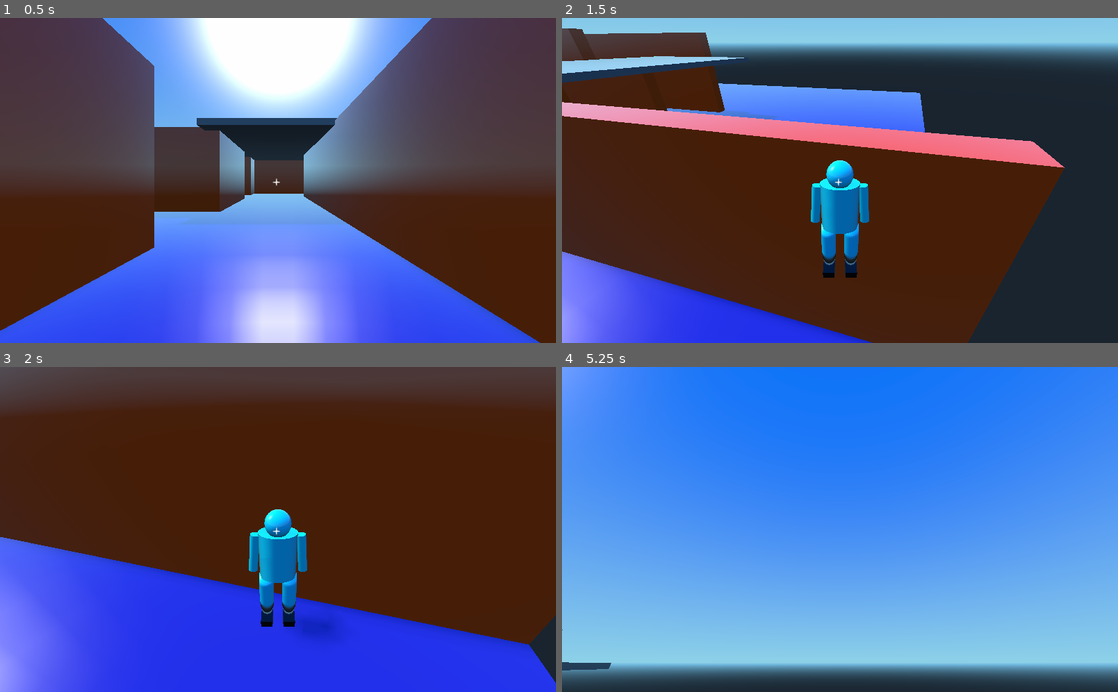
Above: before the commit, frames 1-4 (two rows, left to right).
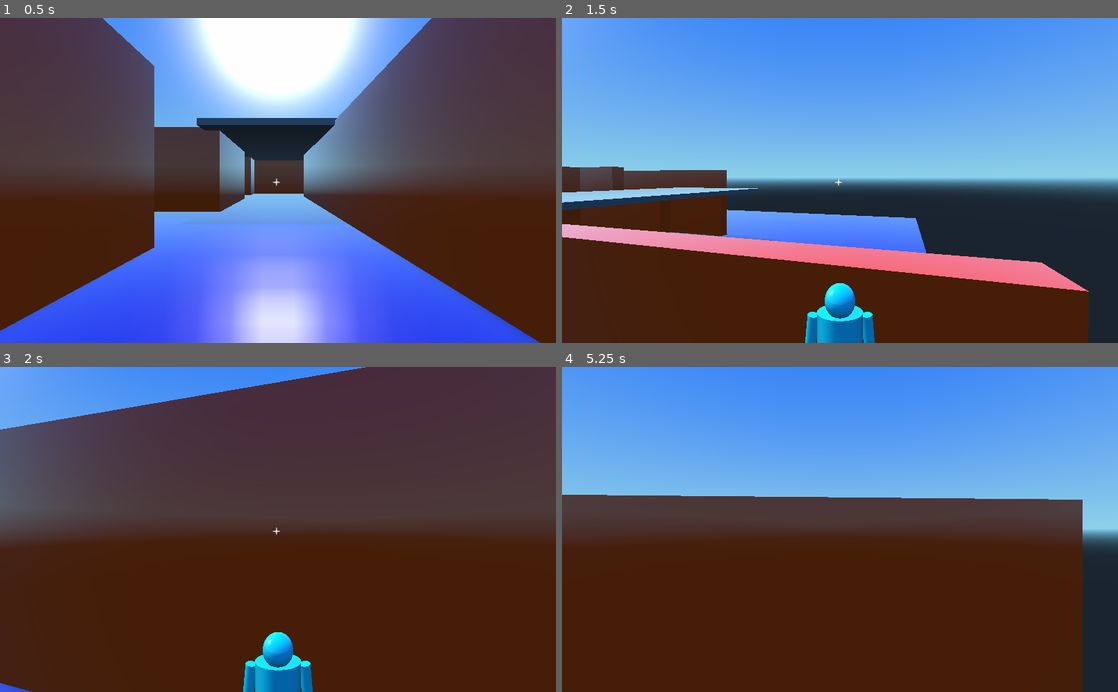
Above: after the commit, the same moments.

Repository: mrazeja7/gameProto
Game: Godot game, scene res://game.tscn
Two runs of this game, one before a commit and one after it. Both use one fixed random seed, a clock stepped at 60 frames per second and the inputs below.
Inputs (mouse positions are in pixels of both pictures, inside the frame that each line leads up to):
- Up to frame 1 (0.5 s): no input
- Up to frame 2 (1.5 s): tap Enter at 0.5 s; move the mouse to (867, 180) at 0.52 s; hold C 0.53-1.28 s; hold Up (ui_up) from 0.53 s (still down); tap Space at 0.77 s; tap N at 0.8, 1.35 s; move the mouse to (812, 180) at 1.27 s
- Up to frame 3 (2 s): keep holding Up (ui_up); tap Space at 1.52 s; tap C at 1.55 s
- Up to frame 4 (5.25 s): keep holding Up (ui_up); move the mouse to (851, 523) at 2.02 s; hold C 2.03-2.78 s; tap N at 2.3, 2.85, 3.8 s; tap Space at 2.75, 3.02, 3.77, 4.52 s; move the mouse to (834, 536) at 2.77 s; tap C at 3.05, 4.35 s; move the mouse to (878, 532) at 3.52 s; hold F 3.53-4.28 s; move the mouse to (795, 526) at 4.27 s; move the mouse to (845, 529) at 5.02 s; hold N from 5.03 s (still down)

Frame 1 is identical in both runs. In frame 2, 80% of the frame differs, in the area x 0-100%, y 0-100%; in frame 3, 79%; in frame 4, 98%.

Commit message:
change camera keymap

Diff:
--- a/scripts/player.gd
+++ b/scripts/player.gd
@@ -78,7 +78,7 @@
 	if ie is InputEventKey and Input.is_action_just_pressed("ui_cancel"):
 		get_tree().quit()
 		pass
-	if Input.is_key_pressed(KEY_N):
+	if Input.is_key_pressed(KEY_C):
 		rotate_camera()
 		pass
 
